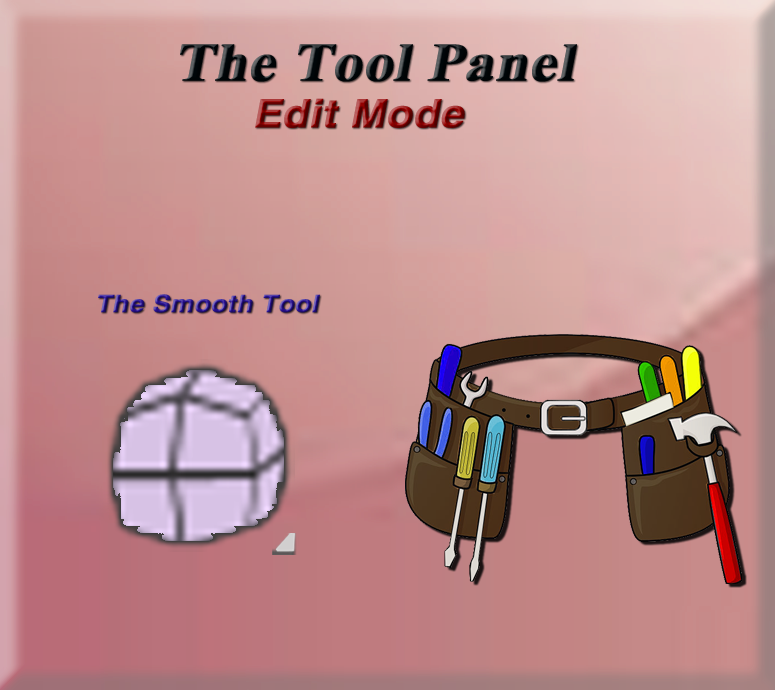
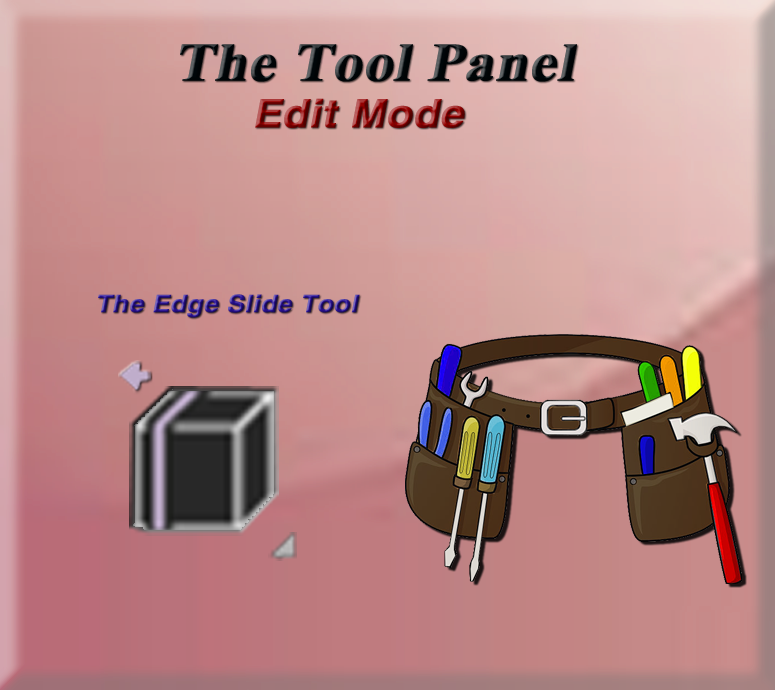
Layered file, before and after one edit (775x690). Changes by layer:
removed layer "Layer 3" over [106, 359, 295, 552]
added layer "Layer 5" above "Brightness/Contrast 1" over [119, 361, 151, 393]
painted on "Brightness/Contrast 1" over [268, 532, 297, 561]
added layer "Layer 4" above "The Edge Slide Tool" over [129, 386, 279, 536]
renamed "The Smooth Tool" to "The Edge Slide Tool", painted on it over [153, 294, 360, 318]
